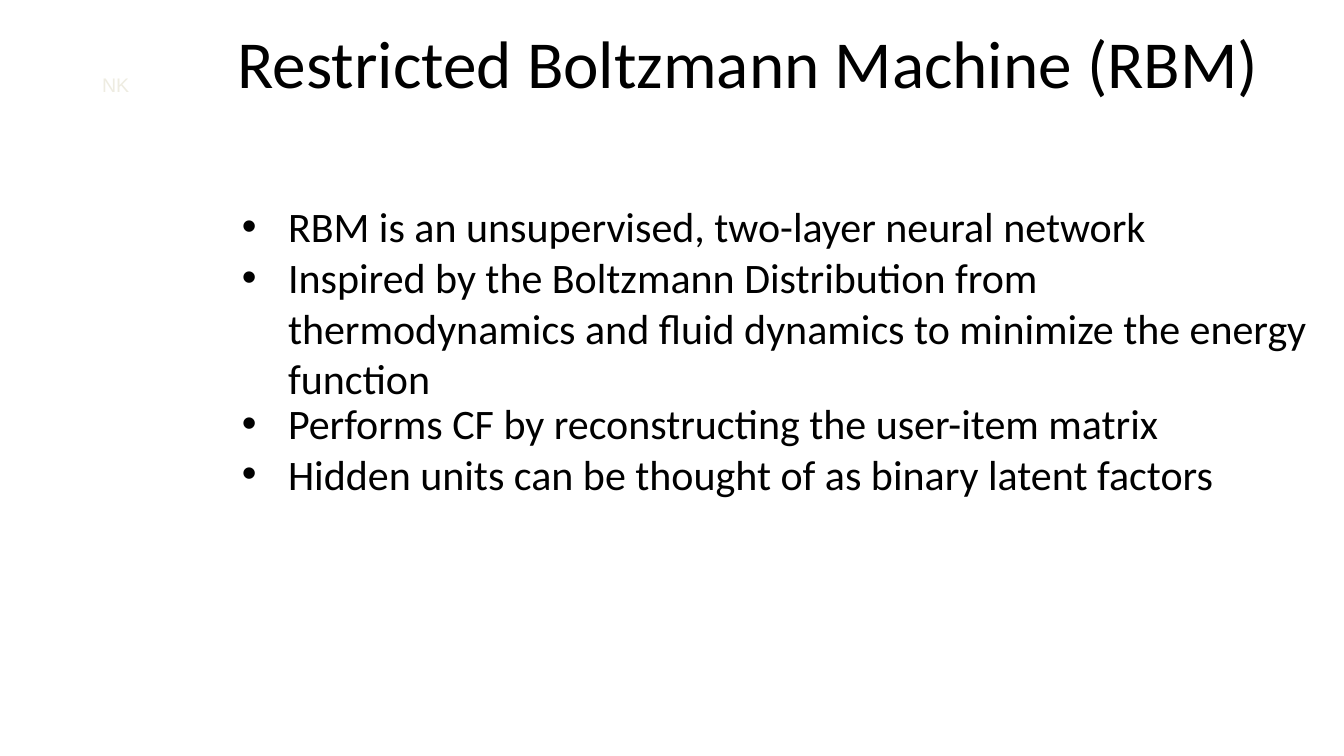
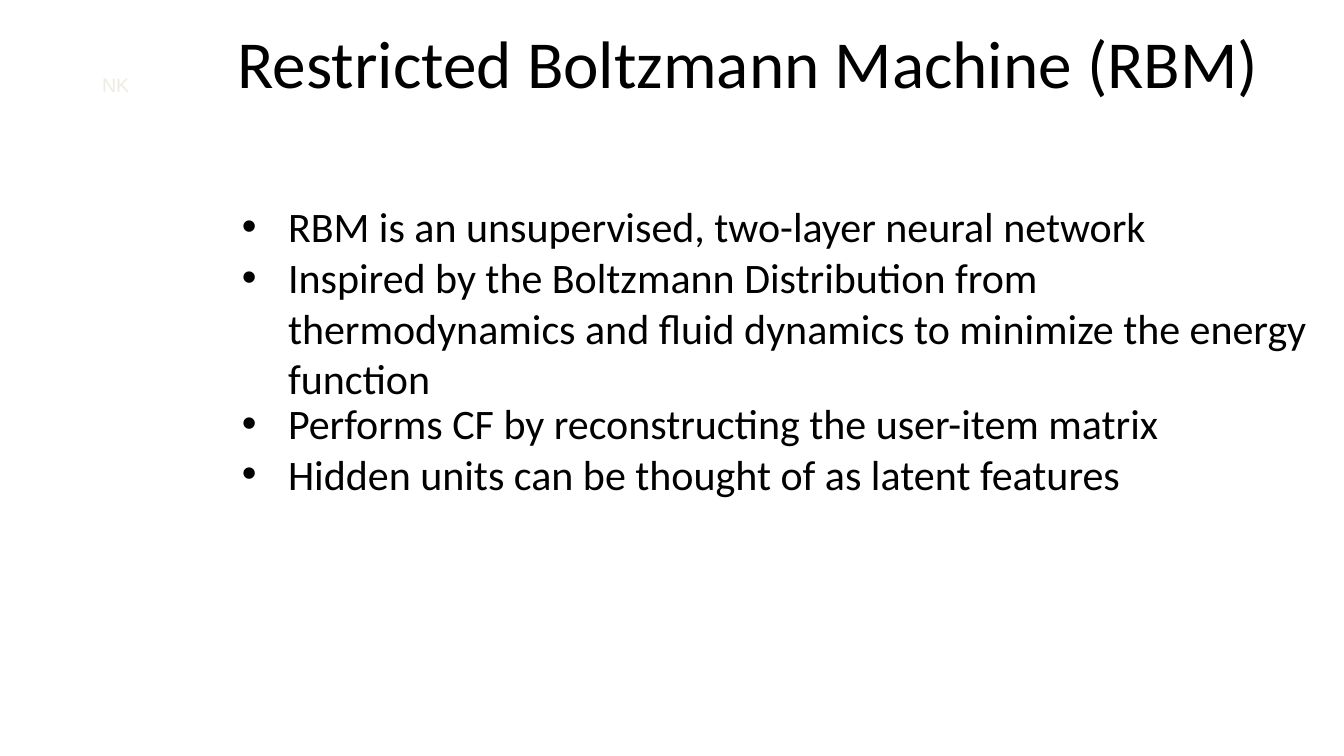
Before and after one commit to nycdatasci/bootcamp007_project, a slide deck: slide 30 of Project5-Capstone/Beerology/Ninkasi Capstone Presentation.pptx. Drawn at 1344x756 pixels with LibreOffice and Linux fonts; fonts in the diff are those of the drawing; background and template pictures are left out. Boxes give left, top, right and bottom in pixels: in the first picture for what was removed or moved away, otherwise in the second. Text is boxed around its words. In the diff, an @@ line names an element or a change of style, - is before the commit and + after.

```diff
--- a/Project5-Capstone/Beerology/Ninkasi Capstone Presentation.pptx
+++ b/Project5-Capstone/Beerology/Ninkasi Capstone Presentation.pptx
@@ text at <box>288,461,1120,498</box>: text changed @@
-• Hidden units can be thought of as binary latent factors
+• Hidden units can be thought of as latent features
```
Also in this commit, not shown: 12 other slides changed, 1 other file.
